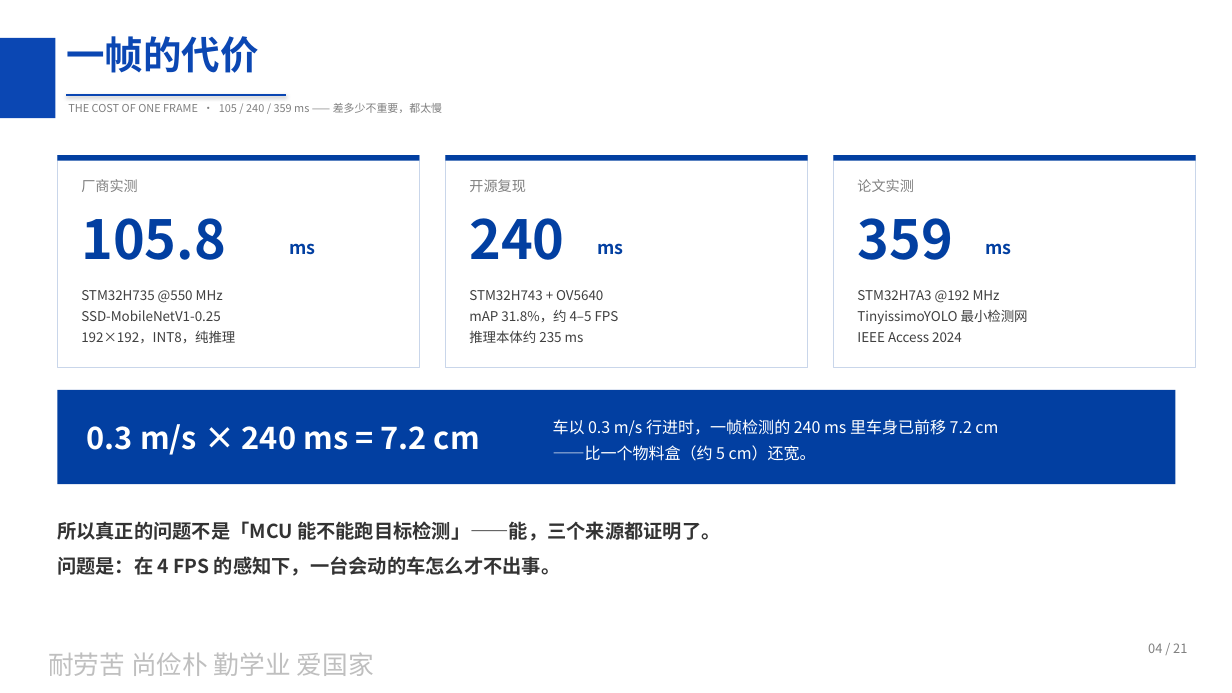
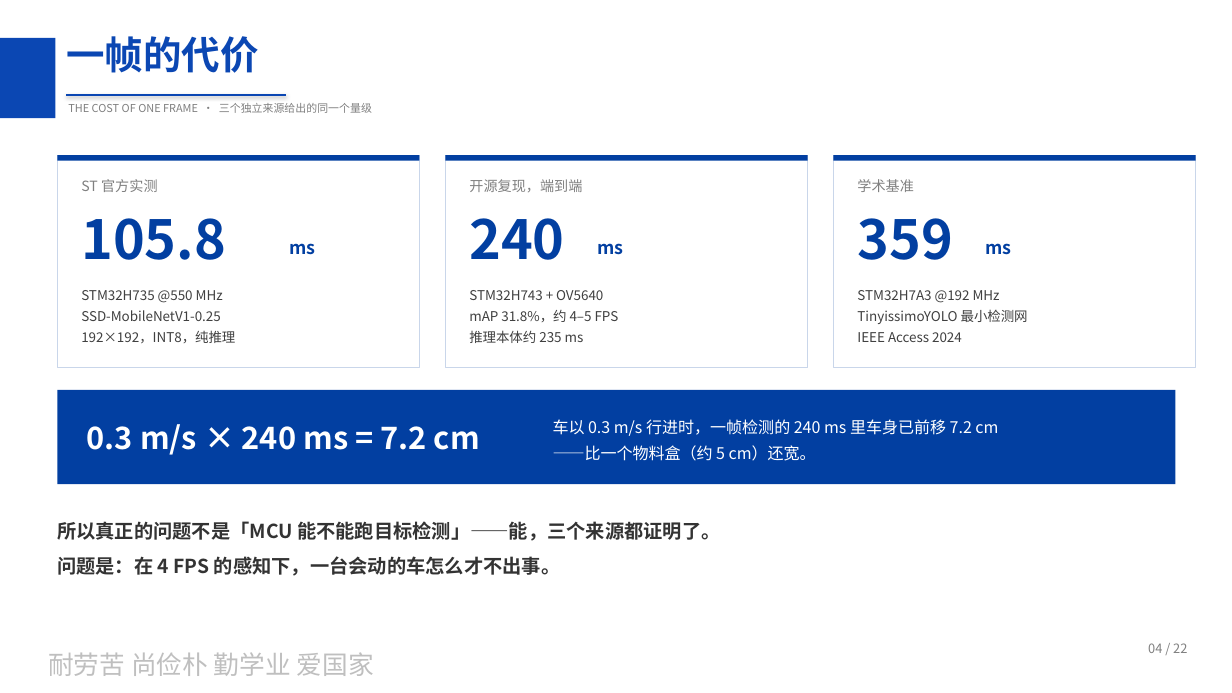
Before and after one commit to peach-ai280/srtp-tiny-detect-car, a slide deck: slide 4 of docs/01_立项/立项答辩_20261020.pptx. Drawn at 1232x693 pixels with LibreOffice and Linux fonts; fonts in the diff are those of the drawing; background and template pictures are left out. Boxes give left, top, right and bottom in pixels: in the first picture for what was removed or moved away, otherwise in the second. Text is boxed around its words. In the diff, an @@ line names an element or a change of style, - is before the commit and + after.

```diff
--- a/docs/01_立项/立项答辩_20261020.pptx
+++ b/docs/01_立项/立项答辩_20261020.pptx
@@ text at (68,103,372,113): text changed @@
-THE COST OF ONE FRAME · 105 / 240 / 359 ms —— 差多少不重要，都太慢
+THE COST OF ONE FRAME · 三个独立来源给出的同一个量级
@@ text at (81,179,158,192): text changed @@
-厂商实测
+ST 官方实测
@@ text at (469,179,582,192): text changed @@
-开源复现
+开源复现，端到端
@@ text at (857,179,914,192): text changed @@
-论文实测
+学术基准
@@ text at (1148,643,1187,653): text changed @@
-04 / 21
+04 / 22
```
Also in this commit, not shown: 13 other slides changed, 1 slide added, 2 other files.
